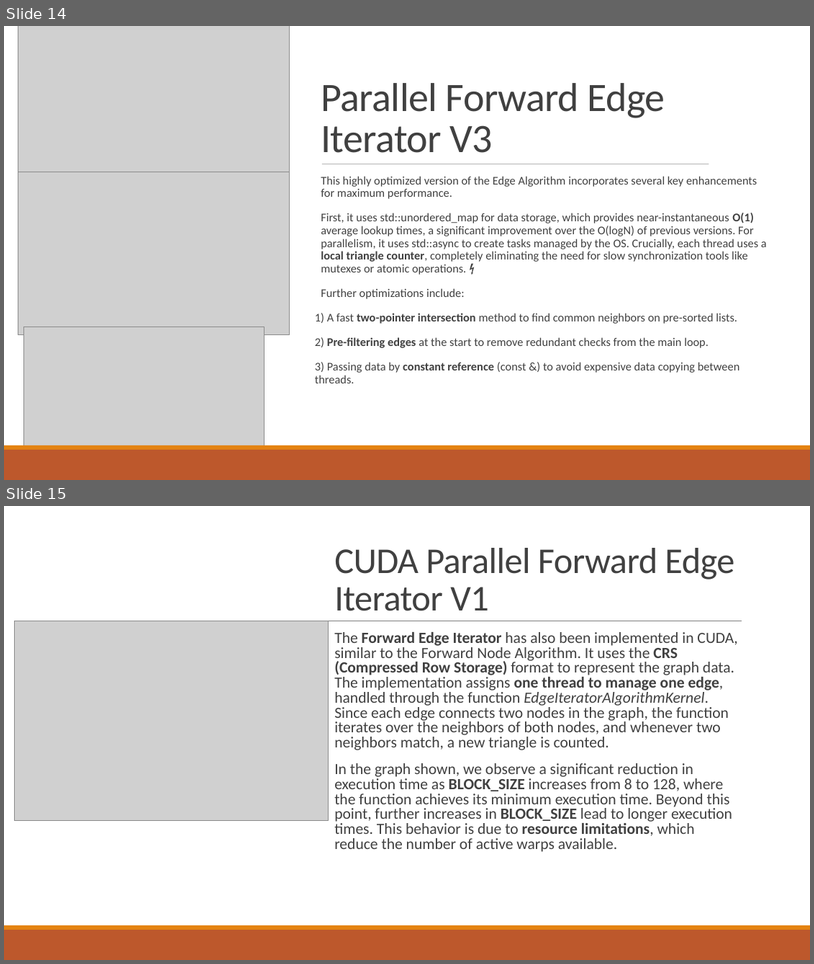
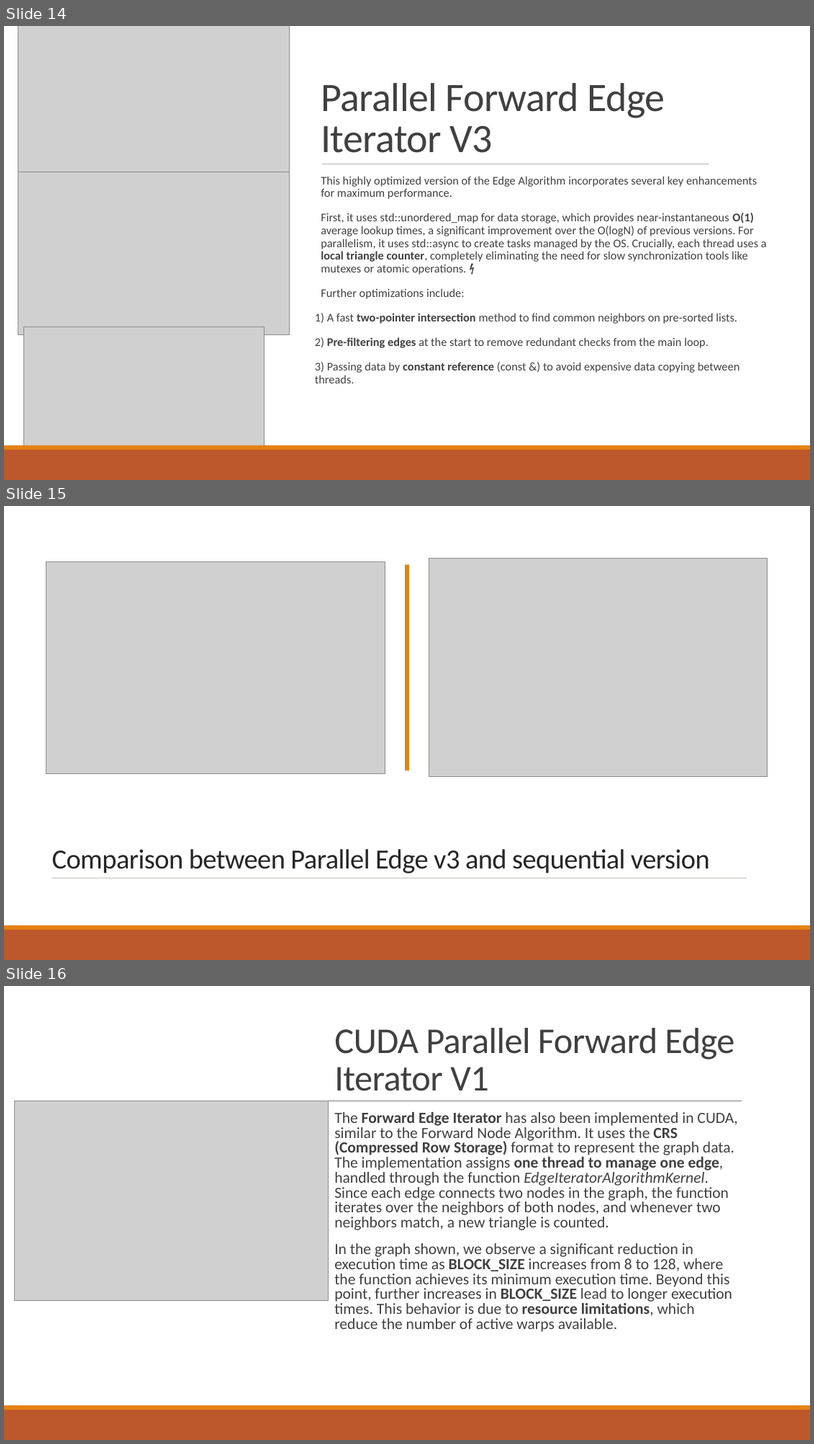
Before and after one commit to RiccardoRevalor/ParallelTriangleCounting, a slide deck: presentation.pptx. Shown one above the other, each under a label of ours: slides 14 and 15 before the commit, slides 14, 15 and 16 after it. The pictures are 814x964 and 814x1444 pixels, drawn with LibreOffice and Linux fonts; fonts in the diff are those of the drawing; grey boxes stand for pictures. Boxes give left, top, right and bottom in pixels: in the first picture for what was removed or moved away, otherwise in the second. Text is boxed around its words. In the diff, an @@ line names an element or a change of style, - is before the commit and + after.

Commit message:
feat: added charts for comparison of parallel vs sequential edge

```diff
--- a/presentation.pptx
+++ b/presentation.pptx
@@ slide 15 added at (x1=4, y1=506, x2=810, y2=960), background #FFFFFF @@
@@ rectangle added at (x1=4, y1=506, x2=810, y2=925), fill #FFFFFF @@
@@ picture added at (x1=46, y1=561, x2=385, y2=773) @@
@@ rectangle added at (x1=405, y1=565, x2=409, y2=770), fill #E48312 @@
@@ picture added at (x1=430, y1=558, x2=768, y2=777) @@
@@ title added at (x1=52, y1=849, x2=710, y2=873), 33 pt, text #262626 @@
+Comparison between Parallel Edge v3 and sequential version
@@ line added from (52, 878) to (748, 878), #637052 0.5 pt @@
@@ rectangle added at (x1=4, y1=925, x2=810, y2=929), fill #E48312 @@
@@ rectangle added at (x1=4, y1=929, x2=810, y2=960), fill #BD582C @@
@@ what was slide 15 is now slide 16 @@
```
Also in this commit, not shown: 2 other files.
